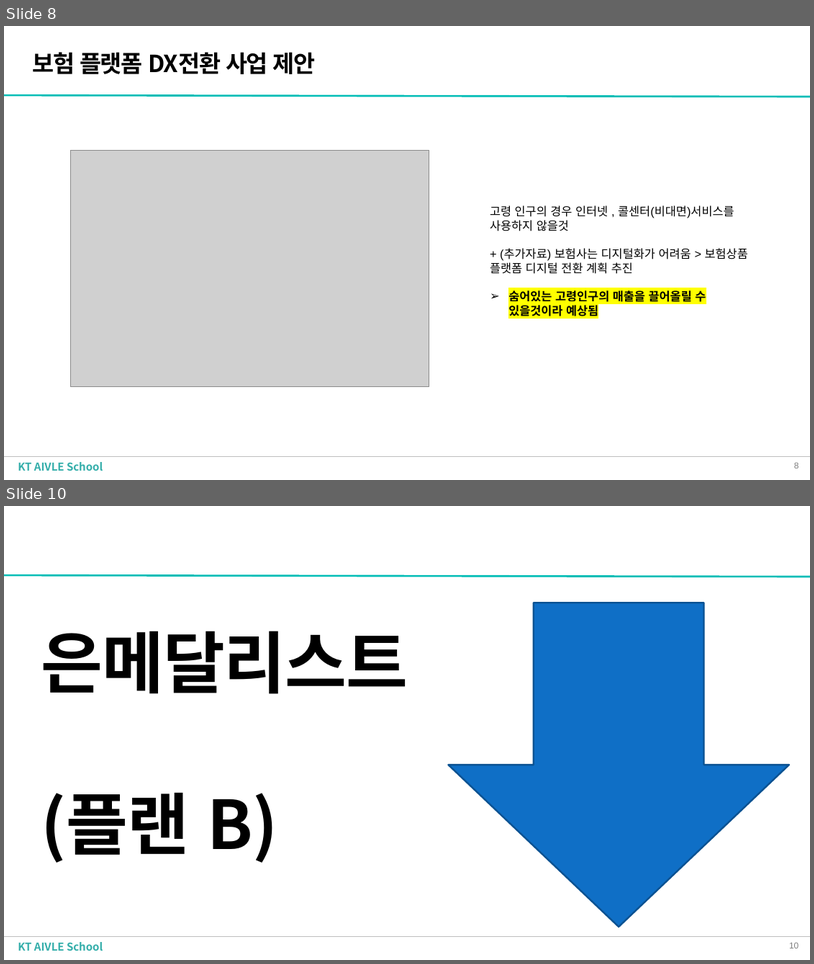
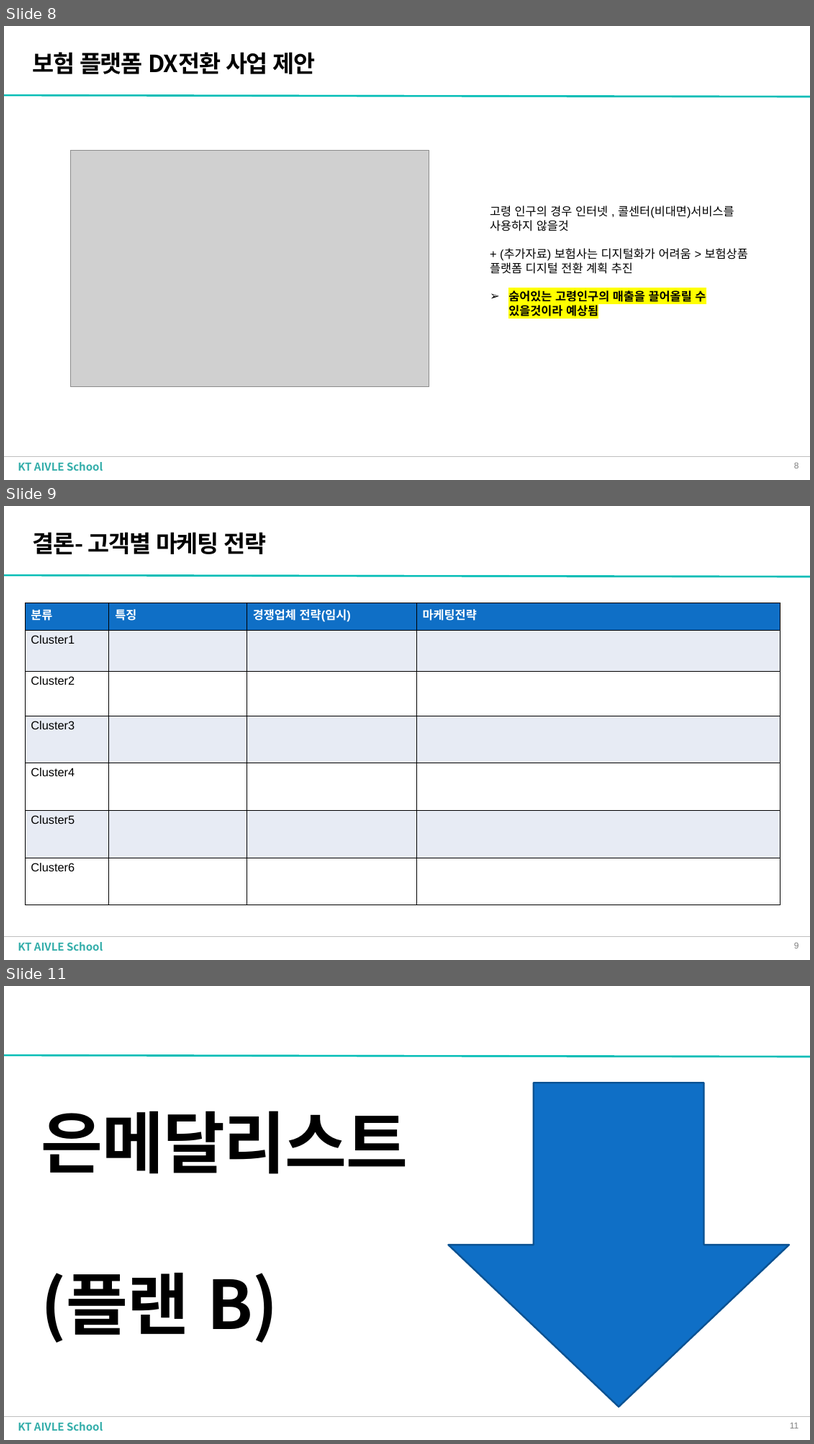
Before and after one commit to yangjung-woo/KT-Workspace, a slide deck: KT_AIVLE_DX_Regular_course/Week1/미프 3차(머신러닝)/비지도학습(4 , 5일차)/3차 미니프로젝트(비지도) PPT 구상안(4일차 임시).pptx. Shown one above the other, each under a label of ours: slides 8 and 10 before the commit, slides 8, 9 and 11 after it; the slides between them are not shown. The pictures are 814x964 and 814x1444 pixels, drawn with LibreOffice and Linux fonts; fonts in the diff are those of the drawing; grey boxes stand for pictures; background and template pictures are left out. Boxes give left, top, right and bottom in pixels: in the first picture for what was removed or moved away, otherwise in the second. Text is boxed around its words. In the diff, an @@ line names an element or a change of style, - is before the commit and + after.

```diff
--- a/KT_AIVLE_DX_Regular_course/Week1/미프 3차(머신러닝)/비지도학습(4 , 5일차)/3차 미니프로젝트(비지도) PPT 구상안(4일차 임시).pptx
+++ b/KT_AIVLE_DX_Regular_course/Week1/미프 3차(머신러닝)/비지도학습(4 , 5일차)/3차 미니프로젝트(비지도) PPT 구상안(4일차 임시).pptx
@@ slide 9 added at (4,506,810,960), background #FFFFFF; not listed: 4 template elements that a slide beside it also shows @@
@@ text added at (32,532,267,554), 28 pt, text #000000, bold @@
+결론- 고객별 마케팅 전략
@@ table added at (25,602,782,906), 7 rows, 4 columns @@
+분류 | 특징 | 경쟁업체 전략(임시) | 마케팅전략
+Cluster1 |  |  | 
+Cluster2 |  |  | 
+Cluster3 |  |  | 
+Cluster4 |  |  | 
+Cluster5 |  |  | 
+Cluster6 |  |  | 
@@ what was slide 10 is now slide 11 @@
@@ page number at (790,1422,799,1428): text changed @@
-10
+11
```
Also in this commit, not shown: 1 slide changed, 18 other files.
